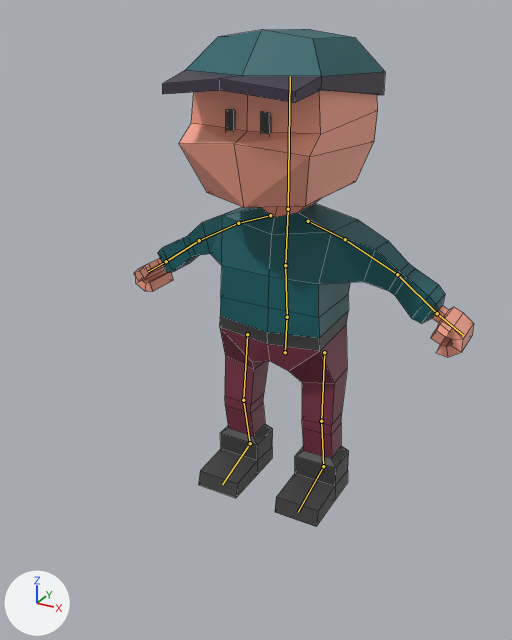
Before and after pictures for a commit that changed the Blender file characters/person/person.blend.
Camera for both pictures: a camera (50 mm lens) standing at (1.18, -2.41, 1.93) and looking at (0.09, -0.43, 0.94). Every picture has the same lights, and +X, +Y and +Z are marked at lower left. The bones that bend it are drawn over the model as lines. Mesh edges are drawn as thin lines.

The first picture shows 'Character'.
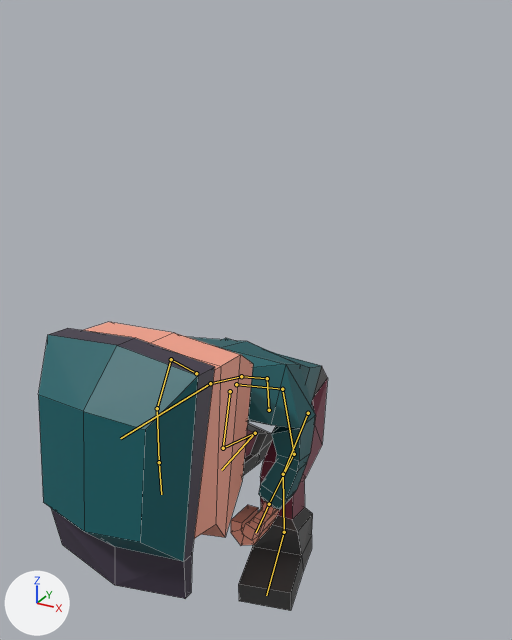
The newer file adds an action. The first version stands in its rest pose; the second is drawn at frame 24 of the action 'PickUp'.

Boxes [x1, y1, x2, y2] around the edits, measured in the pictures (512 x 640 px):
'Character', posed (15% narrower, 42% shorter)
    before: [134, 29, 474, 527]
    after: [38, 322, 328, 611]
bone 'Pelvis', root to tip
    before: (285, 352) to (287, 317)
    after: (269, 410) to (267, 378)
bone 'Spine1', root to tip
    before: (287, 317) to (285, 265)
    after: (267, 378) to (241, 376)
bone 'Spine2', root to tip
    before: (285, 265) to (288, 209)
    after: (241, 376) to (210, 383)
bone 'Head', root to tip
    before: (288, 209) to (290, 76)
    after: (210, 383) to (120, 438)
bone 'UpperArm.L', root to tip
    before: (345, 239) to (397, 274)
    after: (282, 389) to (294, 454)
bone 'LowerArm.L', root to tip
    before: (397, 274) to (437, 313)
    after: (294, 454) to (269, 504)
bone 'UpperArm.R', root to tip
    before: (238, 223) to (199, 240)
    after: (171, 359) to (157, 408)
bone 'LowerArm.R', root to tip
    before: (199, 240) to (166, 261)
    after: (157, 408) to (159, 462)

The edits, one by one:
Bone 'Pelvis' (bone_pelvis) moves from (0.0, 0.0, 0.0) to (0.004, -0.213, 0.129).
Bone 'Pelvis' (bone_pelvis) turns from (0, 0, 0) to (12, 0, 0) degrees about its own x, y and z.
Bone 'Spine1' (bone_spine1) turns from (0, 0, 0) to (45, 0, 0) degrees about its own x, y and z.
Bone 'Spine2' (bone_spine2) turns from (0, 0, 0) to (18, 0, 0) degrees about its own x, y and z.
Bone 'Head' (bone_head) turns from (0, 0, 0) to (8, 0, 0) degrees about its own x, y and z.
Bone 'UpperArm.L' (bone_upperarm_l) turns from (0, 0, 0) to (84, -11, -62) degrees about its own x, y and z.
Bone 'LowerArm.L' (bone_lowerarm_l) turns from (0, 0, 0) to (7, -7, -25) degrees about its own x, y and z.
Bone 'UpperArm.R' (bone_upperarm_r) turns from (0, 0, 0) to (80, 13, 60) degrees about its own x, y and z.
Bone 'LowerArm.R' (bone_lowerarm_r) turns from (0, 0, 0) to (15, 8, 32) degrees about its own x, y and z.
Bone 'IKTarget.L' (bone_iktarget_l) moves from (0.0, 0.0, 0.0) to (0.047, -0.482, 0.015).
Bone 'IKTarget.L' (bone_iktarget_l) turns from (0, 0, 0) to (2, 0, 12) degrees about its own x, y and z.
Bone 'IKTarget.R' (bone_iktarget_r) moves from (0.0, 0.0, 0.0) to (-0.022, 0.088, -0.001).
Bone 'IKTarget.R' (bone_iktarget_r) turns from (0, 0, 0) to (0, 0, -8) degrees about its own x, y and z.
